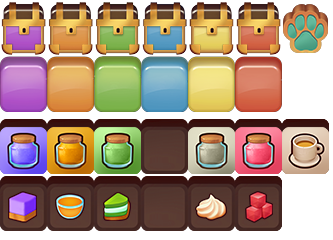
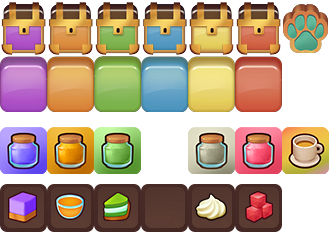
Revision of a layered 333×240 image; what changed, layer by layer:
added layer "fall_piece_yellow_icon-15b45b68b.png" above "fall_piece_yellow_icon-9a7458d8e.png" over [195, 193, 227, 221]
hid "fall_piece_yellow_icon-9a7458d8e.png" over [195, 193, 227, 221]
added layer "fall_piece_gp-b759fd85b.png" above "fall_piece_gp-74b9c588d.png" over [282, 127, 329, 174]
hid "fall_piece_gp-74b9c588d.png", painted on it over [282, 127, 329, 174]
added layer "Eingefügte Ebene #1" above "fall_tile_bg-eb93b2fc9.png" over [0, 184, 282, 232]
hid "fall_tile_bg-eb93b2fc9.png", painted on it over [0, 119, 329, 231]